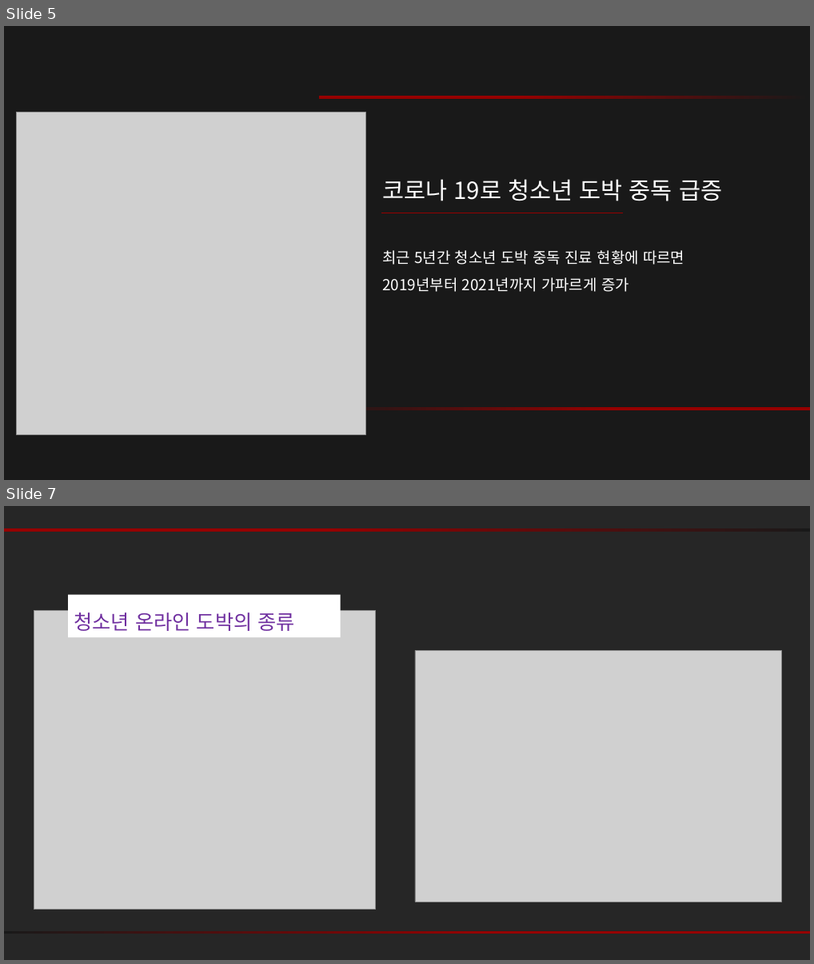
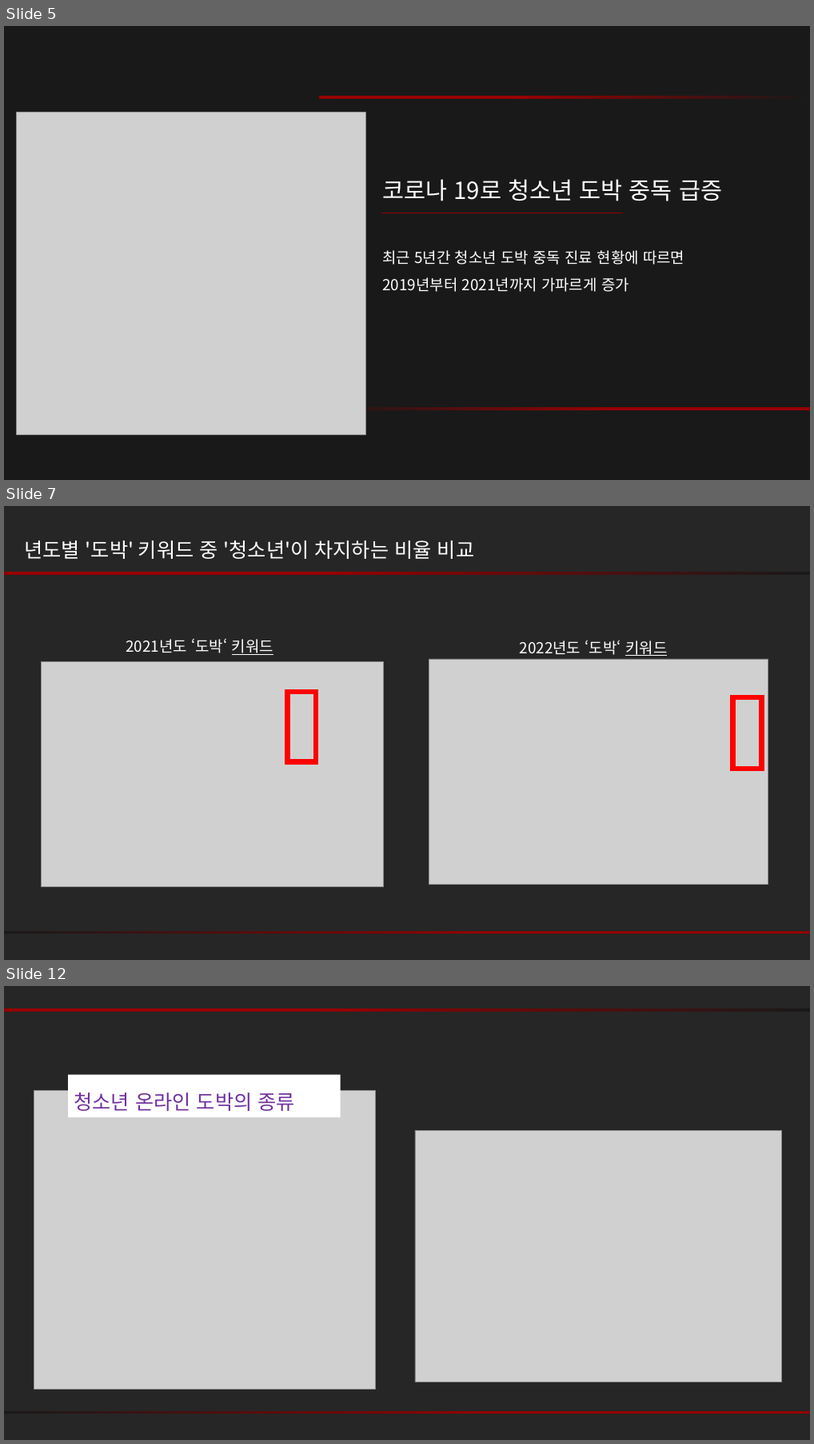
Before and after one commit to kyunakim/crawling-project, a slide deck: 청소년도박_PPT.pptx. Shown one above the other, each under a label of ours: slides 5 and 7 before the commit, slides 5, 7 and 12 after it; the slides between them are not shown. The pictures are 814x964 and 814x1444 pixels, drawn with LibreOffice and Linux fonts; fonts in the diff are those of the drawing; grey boxes stand for pictures. Boxes give left, top, right and bottom in pixels: in the first picture for what was removed or moved away, otherwise in the second. Text is boxed around its words. In the diff, an @@ line names an element or a change of style, - is before the commit and + after.

```diff
--- a/청소년도박_PPT.pptx
+++ b/청소년도박_PPT.pptx
@@ slide 7 added at (4, 506, 810, 960), background #262626 @@
@@ text added at (24, 540, 474, 559), 24 pt, text #FFFFFF @@
+년도별 '도박' 키워드 중 '청소년'이 차지하는 비율 비교
@@ rectangle added at (4, 572, 810, 575), fill gradient #960000 to #191919 @@
@@ text added at (126, 638, 274, 655), 18 pt, text #FFFFFF @@
+2021년도 ‘도박‘ 키워드
@@ text added at (520, 640, 667, 656), 18 pt, text #FFFFFF @@
+2022년도 ‘도박‘ 키워드
@@ picture added at (42, 661, 385, 887) @@
@@ picture added at (430, 659, 769, 884) @@
@@ rectangle added at (288, 692, 315, 761), outline #FF0000 6 pt @@
@@ rectangle added at (734, 697, 762, 768), outline #FF0000 6 pt @@
@@ rectangle added at (4, 931, 810, 934), fill gradient #960000 to #191919 @@
@@ what was slide 7 is now slide 12 @@
```
Also in this commit, not shown: 8 slides changed, 13 other slides added, 2 slides removed.
